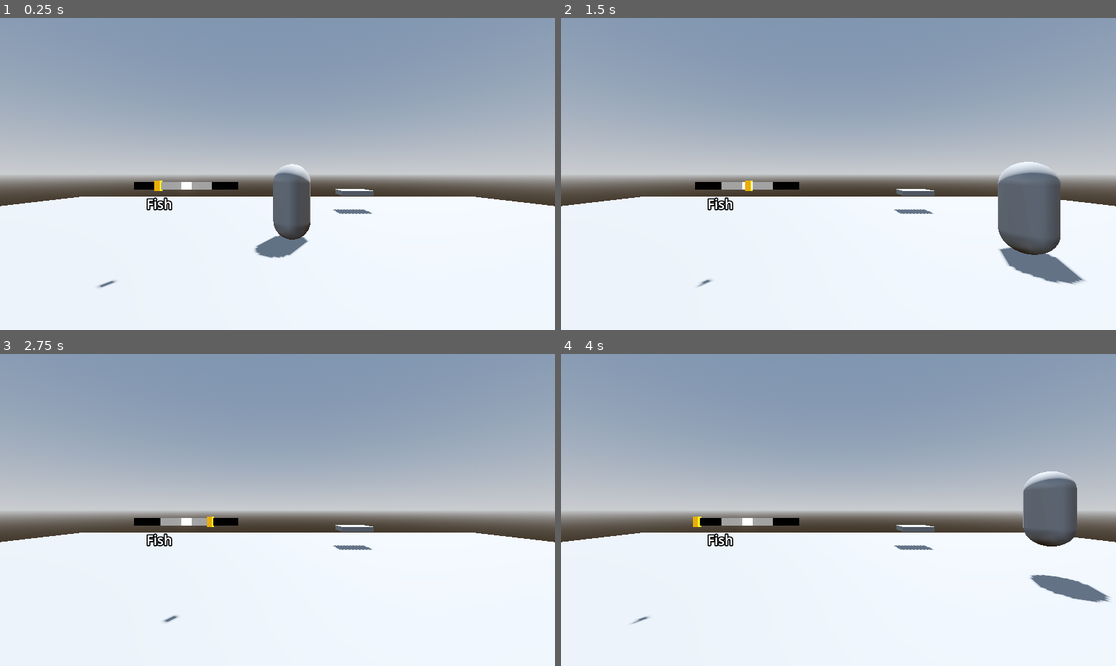
Above: before the commit, frames 1-4 (two rows, left to right).
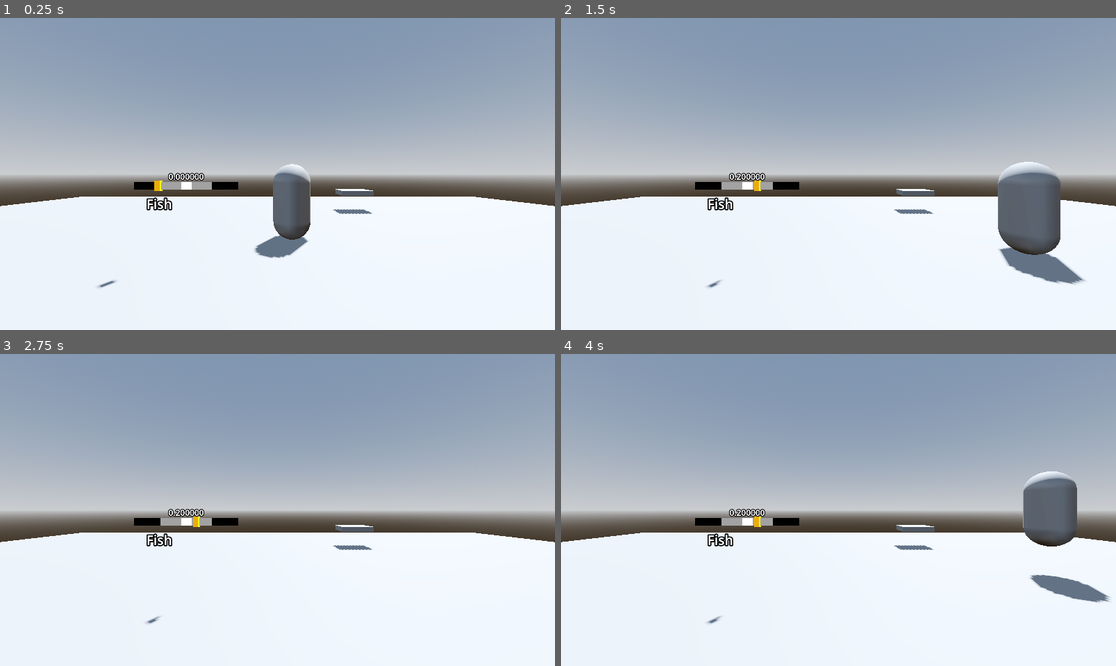
Above: after the commit, the same moments.

Repository: EmbarkGDC/Garden-Gladiators-GDX
Game: Godot game, scene res://Scenes/sushido.tscn
Same seed, same stepped clock (60 frames per second), same inputs: the game is played once before the commit and once after it. The project has no main scene, so this scene is started directly.
Inputs:
- Up to frame 1 (0.25 s): no input
- Up to frame 2 (1.5 s): tap Enter (ui_accept) at 0.5, 0.77 s; hold D (move_right) 0.53-1.28 s; tap Space at 0.6 s; hold S (move_down) from 1.28 s (still down); tap E (interact) at 1.35 s
- Up to frame 3 (2.75 s): tap Enter (ui_accept) at 1.52 s; tap Space at 1.55, 2.1 s; release S (move_down) at 2.03 s; hold D (move_right) from 2.03 s (still down)
- Up to frame 4 (4 s): tap Enter (ui_accept) at 2.75, 3.02, 3.5, 3.77 s; release D (move_right) at 2.78 s; hold W (move_up) 2.78-3.53 s; tap Space at 2.85, 3.8 s; hold A (move_left) from 3.53 s (still down); hold E (interact) from 3.53 s (still down)

The runs differ from the first frame. In frame 1, 0.1% of the frame differs, in the area x 30-37%, y 49-53%; in frame 2, 0.3%; in frame 3, 0.3%, in the area x 26-39%, y 49-87%; in frame 4, 0.3%.

Commit message:
Cut meter working

Diff:
--- a/Materials/cut_meter.tres
+++ b/Materials/cut_meter.tres
@@ -7,3 +7,4 @@
 shader = ExtResource("1_h5bjm")
 shader_parameter/offset = 0.0
 shader_parameter/difficulty = 1.0
+shader_parameter/perfect_difficulty = 1.0
--- a/Scenes/cut_meter.tscn
+++ b/Scenes/cut_meter.tscn
@@ -16,6 +16,21 @@
 material = SubResource("StandardMaterial3D_jyguu")
 size = Vector3(0.1, 0.2, 0.1)
 
+[sub_resource type="Animation" id="Animation_tbuqg"]
+length = 0.001
+tracks/0/type = "value"
+tracks/0/imported = false
+tracks/0/enabled = true
+tracks/0/path = NodePath("Cursor:position")
+tracks/0/interp = 1
+tracks/0/loop_wrap = true
+tracks/0/keys = {
+"times": PackedFloat32Array(0),
+"transitions": PackedFloat32Array(1),
+"update": 0,
+"values": [Vector3(-1, 0, 0)]
+}
+
 [sub_resource type="Animation" id="Animation_jyguu"]
 resource_name = "back_and_forth"
 loop_mode = 2
@@ -31,21 +46,6 @@
 "transitions": PackedFloat32Array(1, 1),
 "update": 0,
 "values": [Vector3(-1, 0, 0), Vector3(1, 0, 0)]
-}
-
-[sub_resource type="Animation" id="Animation_tbuqg"]
-length = 0.001
-tracks/0/type = "value"
-tracks/0/imported = false
-tracks/0/enabled = true
-tracks/0/path = NodePath("Cursor:position")
-tracks/0/interp = 1
-tracks/0/loop_wrap = true
-tracks/0/keys = {
-"times": PackedFloat32Array(0),
-"transitions": PackedFloat32Array(1),
-"update": 0,
-"values": [Vector3(-1, 0, 0)]
 }
 
 [sub_resource type="AnimationLibrary" id="AnimationLibrary_lyylk"]
@@ -74,3 +74,6 @@
 
 [node name="Marker3D2" type="Marker3D" parent="."]
 transform = Transform3D(1, 0, 0, 0, 1, 0, 0, 0, 1, -0.5, 0, 0)
+
+[node name="Label3D" type="Label3D" parent="."]
+transform = Transform3D(1, 0, 0, 0, 1, 0, 0, 0, 1, 0, 0.17662328, 0)
--- a/Scripts/cut_meter.gd
+++ b/Scripts/cut_meter.gd
@@ -1,29 +1,43 @@
 extends Node3D
 
-
-enum cut_result {Miss, Hit, Perfect, Multiply}
+enum cut_result {Miss, Hit, Perfect}
+var result: float
 
 @onready var anim: AnimationPlayer = $AnimationPlayer
+@onready var bar: MeshInstance3D = $Bar
+var speed: float = 1.0
+var cut_difficulty: float = 1.0
+var perfect_difficulty: float = 1.0
+var cut_offset: float = 0.0
 
 # Called when the node enters the scene tree for the first time.
 func _ready() -> void:
-	anim.play("back_and_forth")
-
+	start_meter()
 
 # Called every frame. 'delta' is the elapsed time since the previous frame.
 func _process(_delta: float) -> void:
+	var out_str: String = "%f"
+	$Label3D.text = out_str % result
 	if Input.is_key_pressed(Key.KEY_SPACE):
 		cut(1.0, 0.0)
 
+func start_meter() -> void:
+	anim.play("back_and_forth")
+	anim.speed_scale = speed
+	var mat: Material = bar.get_active_material(0)
+	mat.set_shader_parameter("offset", cut_offset)
+	mat.set_shader_parameter("difficulty", cut_difficulty)
+	mat.set_shader_parameter("perfect_difficulty", perfect_difficulty)
+
 func cut(difficulty: float, offset: float) -> cut_result:
-	#anim.pause()
-	var location: float = anim.current_animation_position
+	anim.pause()
+	var location: float = anim.current_animation_position / anim.current_animation_length
 	location = location * 2.0 - 1.0
-	var result: float = ((location * difficulty) - (difficulty - 1.0) / 2.0) + offset
-	result = snappedf(abs(result), 0.5)
-	var perfect_result: float = snappedf(abs(result), 0.1)
+	result = ((location * difficulty) - (difficulty - 1.0) / 2.0) + offset
+	#result = snappedf(abs(result), 0.5)
+	result = abs(result)
 	if result <= 0.5:
-		if perfect_result <= 0.1:
+		if result <= perfect_difficulty * 0.1:
 			print("Perfect!")
 			return cut_result.Perfect
 		print("Hit")
--- a/Shaders/cut_meter.gdshader
+++ b/Shaders/cut_meter.gdshader
@@ -4,6 +4,7 @@
 //uniform sampler2D tex: filter_nearest, repeat_disable;
 uniform float offset = 0.0;
 uniform float difficulty = 1.0;
+uniform float perfect_difficulty = 1.0;
 
 varying vec3 local_pos;
 
@@ -18,10 +19,10 @@
 	vec2 coord = ((local_pos.xy * difficulty) - (difficulty - 1.0) / 2.0) + offset;
 	//vec3 output = texture(tex, coord).rgb;
 	float hit_area = step(abs(coord.x), 0.5);
-	float perfect_area = step(abs(coord.x), 0.1);
+	float perfect_area = step(abs(coord.x), perfect_difficulty * 0.1);
 	vec3 output = vec3(0) + (vec3(0.5) * hit_area) + (vec3(1) * perfect_area);
 
-	ALBEDO = output;
+	ALBEDO = clamp(output, 0.0, 1.0);
 }
 
 //void light() {
